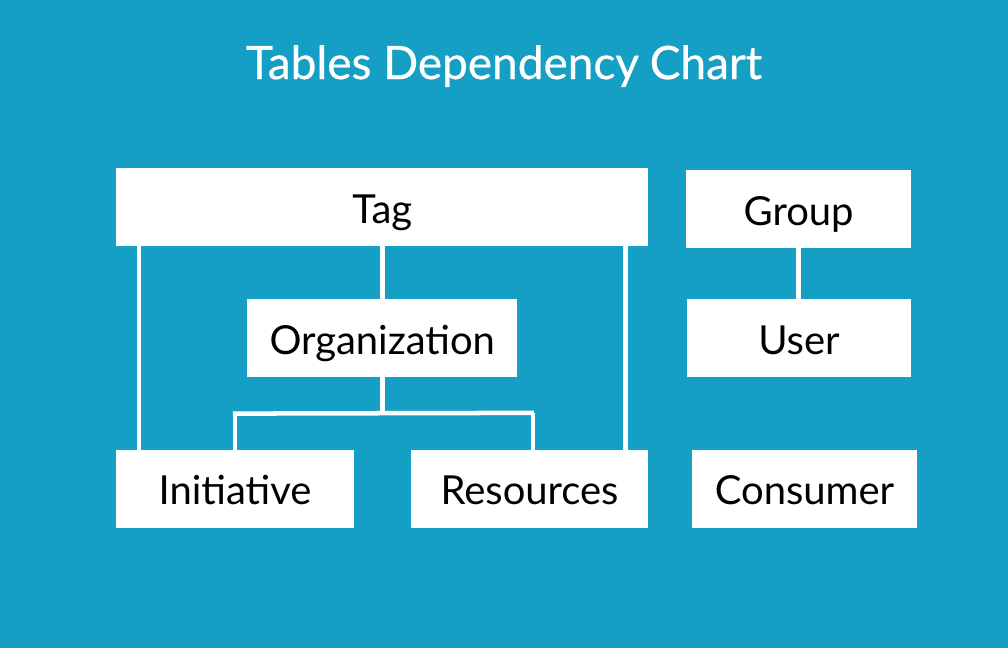
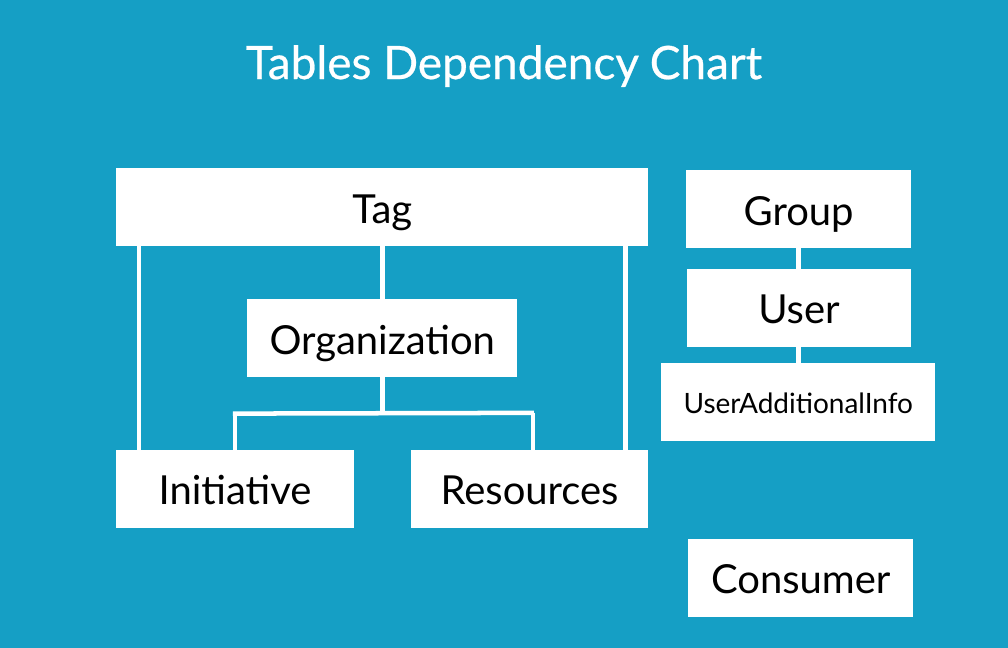
Before and after one commit to The-AS8-organization/Database, a slide deck: slide 4 of static/images/AS8-ORG-DB-plan.pptx. Drawn at 1008x648 pixels with LibreOffice and Linux fonts; fonts in the diff are those of the drawing. Boxes give left, top, right and bottom in pixels: in the first picture for what was removed or moved away, otherwise in the second. Text is boxed around its words. In the diff, an @@ line names an element or a change of style, - is before the commit and + after.

```diff
--- a/static/images/AS8-ORG-DB-plan.pptx
+++ b/static/images/AS8-ORG-DB-plan.pptx
@@ rectangle "User": place and size @@
-rectangle "User" at [687,300,911,377]
+rectangle "User" at [687,269,911,346]
@@ line added from (798, 338) to (798, 392), #FFFFFF 4.5 pt @@
@@ rectangle added at [662,364,935,441], fill #FFFFFF, outline #FFFFFF 1 pt, 28 pt, text #000000 @@
+UserAdditionalInfo
@@ rectangle "Consumer": place and size @@
-rectangle "Consumer" at [693,451,917,528]
+rectangle "Consumer" at [689,539,913,616]
```
Also in this commit, not shown: 1 other slide changed, 11 other files.
